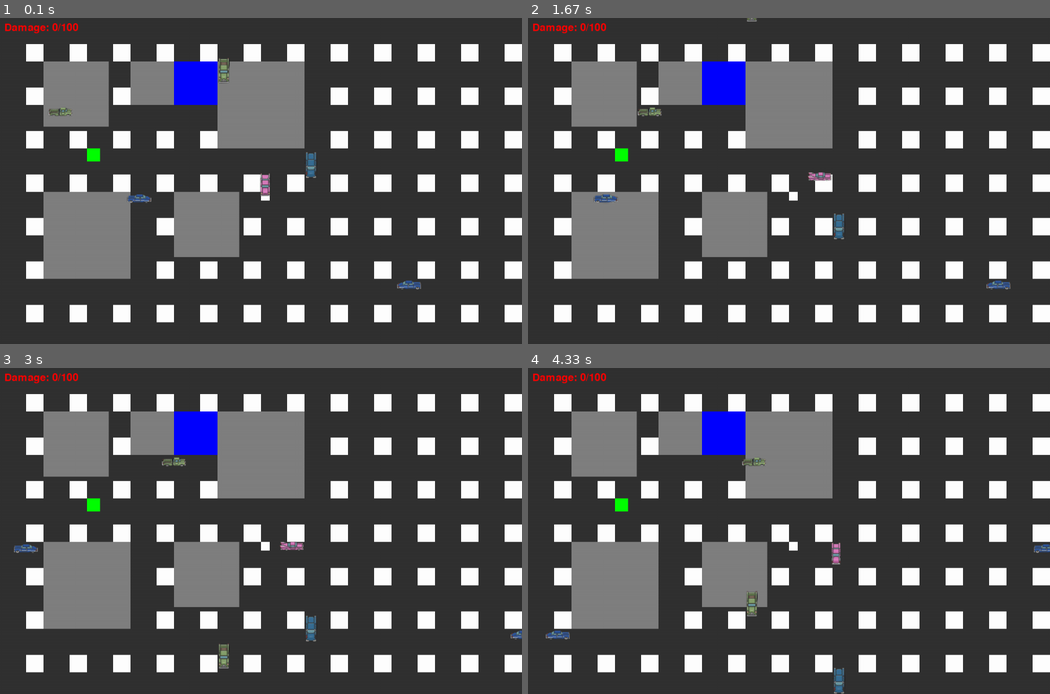
Above: before the commit, frames 1-4 (two rows, left to right).
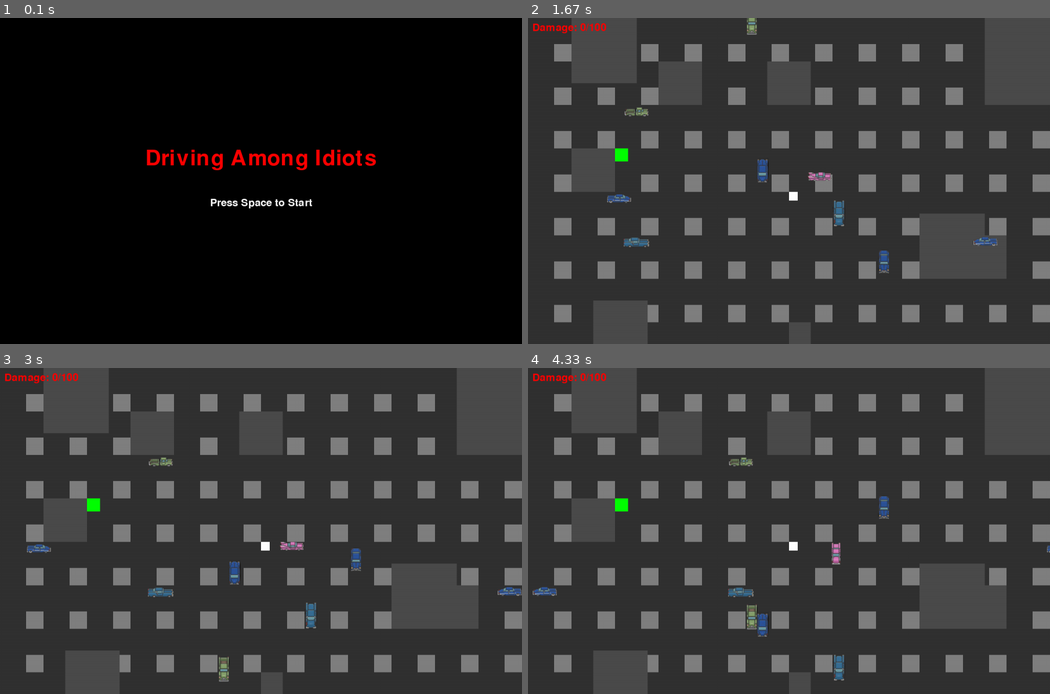
Above: after the commit, the same moments.

Repository: AdamWalters1/pygame-adam
Game: pygame game, started from src/main.py
Same seed, same stepped clock (60 frames per second), same inputs: the game is played once before the commit and once after it.
Inputs:
- Up to frame 1 (0.1 s): no input
- Up to frame 2 (1.67 s): tap Space at 0.33 s; hold Right 0.67-1.13 s; hold Up 1.17-1.47 s; hold Right from 1.5 s (still down)
- Up to frame 3 (3 s): release Right at 1.97 s; hold Left 2-2.53 s; hold Down 2.57-2.87 s; hold Left from 2.9 s (still down)
- Up to frame 4 (4.33 s): release Left at 3.3 s; hold Up 3.33-3.7 s; hold Right from 3.73 s (still down)

The runs differ from the first frame. In frame 1, 100% of the frame differs, in the area x 0-100%, y 0-100%; in frame 2, 36%; in frame 3, 37%; in frame 4, 37%.

Commit message:
Updated readme, Added start and game over screen

Diff:
--- a/src/main.py
+++ b/src/main.py
@@ -22,7 +22,7 @@
 GREEN = (0, 255, 0)
 BLUE = (0, 0, 255)
 DARK_GREY = (50, 50, 50)
-
+D_GREY = (75, 75, 75)
 
 car_images = []
 for i in range(16):
@@ -54,26 +54,34 @@
 # Obstacles
 obstacles = [
     Obstacle(200, 300, 30, GREEN),  # Example tree
-    Obstacle(400, 100, 100, BLUE),  # Example building
     Obstacle(600, 400, 20, WHITE)   # Example person
 ]
 
 # Buildings as obstacles
 buildings = [
-    Obstacle(100, 100, 150, GREY),
-    Obstacle(300, 100, 100, GREY),
-    Obstacle(500, 100, 200, GREY),
-    Obstacle(100, 400, 200, GREY),
-    Obstacle(400, 400, 150, GREY)
+    Obstacle(100, 0, 150, D_GREY),
+    Obstacle(300, 100, 100, D_GREY),
+    Obstacle(550, 100, 100, D_GREY),
+    Obstacle(100, 300, 100, D_GREY),
+    Obstacle(900, 450, 150, D_GREY),
+    Obstacle(600, 700, 50, D_GREY),
+    Obstacle(1000, 500, 100, D_GREY),
+    Obstacle(1100, 30, 150, D_GREY),
+    Obstacle(1050, 0, 200, D_GREY),
+    Obstacle(150, 650, 125, D_GREY),
 ]
 
 # Create obstacle cars
 obstacle_cars = [
     ObstacleCar(100, 200, 50, 3, 'right', car1),
+    ObstacleCar(100, 500, 50, 3, 'right', car3),
     ObstacleCar(300, 400, 50, 3, 'left', car2),
     ObstacleCar(500, 100, 50, 3, 'up', car1),
+    ObstacleCar(525, 200, 50, 3, 'down', car2),
     ObstacleCar(700, 300, 50, 3, 'down', car3),
-    ObstacleCar(900, 600, 50, 3, 'right',car2)
+    ObstacleCar(800, 650, 50, 3, 'up', car2),
+    ObstacleCar(900, 500, 50, 3, 'right',car2)
+
 ]
 randomnum = randint(1,2)
 
@@ -95,51 +103,132 @@
 
 effect = pygame.mixer.Sound(effect_path)
 
+def welcome_screen(win):
+    font = pygame.font.Font(None, 74)
+    title_text = font.render('Driving Among Idiots', True, (255, 0, 0))
+    title_rect = title_text.get_rect(center=(WIDTH // 2, HEIGHT // 2 - 50))
+
+    start_font = pygame.font.Font(None, 36)
+    start_text = start_font.render('Press Space to Start', True, (255, 255, 255))
+    start_rect = start_text.get_rect(center=(WIDTH // 2, HEIGHT // 2 + 50))
+
+    win.fill((0, 0, 0))
+    win.blit(title_text, title_rect)
+    win.blit(start_text, start_rect)
+    pygame.display.update()
+
+    waiting_for_start = True
+    while waiting_for_start:
+        for event in pygame.event.get():
+            if event.type == pygame.QUIT:
+                pygame.quit()
+                sys.exit()
+            elif event.type == pygame.KEYDOWN:
+                if event.key == pygame.K_SPACE:
+                    waiting_for_start = False
+
+# Game over screen, option to restart
+def game_over_screen(win):
+    font = pygame.font.Font(None, 74)
+    text = font.render('Game Over', True, (255, 0, 0))
+    text_rect = text.get_rect(center=(WIDTH // 2, HEIGHT // 2))
+
+    restart_font = pygame.font.Font(None, 36)
+    restart_text = restart_font.render('Press R to Restart', True, (255, 255, 255))
+    restart_rect = restart_text.get_rect(center=(WIDTH // 2, HEIGHT // 2 + 100))
+
+    win.fill((0, 0, 0))
+    win.blit(text, text_rect)
+    win.blit(restart_text, restart_rect)
+    pygame.display.update()
+
+    waiting_for_restart = True
+    while waiting_for_restart:
+        for event in pygame.event.get():
+            if event.type == pygame.QUIT:
+                pygame.quit()
+                sys.exit()
+            elif event.type == pygame.KEYDOWN:
+                if event.key == pygame.K_r:
+                    waiting_for_restart = False
+                    return True
+
+    return False
+
+
+
 # Main game loop
-running = True
-while running:
-    for event in pygame.event.get():
-        if event.type == pygame.QUIT:
-            running = False
-
-    keys = pygame.key.get_pressed()
-    player.move(keys, obstacles, obstacle_cars)
-
-    player.check_collision(obstacles + buildings, obstacle_cars)
-
-    #if keys[pygame.K_UP] or keys[pygame.K_DOWN]:
-        #effect.play()
-
-    for obstacle_car in obstacle_cars:
-        obstacle_car.move()
-    # background
-    win.fill(WHITE)
-
-    # Draw roads
-    for road in roads:
-        pygame.draw.rect(win, DARK_GREY, road)
-
-    # Draw buildings
-    for building in buildings:
-        building.draw(win)
-
-    for obstacle in obstacles:
-        obstacle.draw(win)
-
-    for obstacle_car in obstacle_cars:
-        obstacle_car.draw(win)
-
-    # Draw game objects
-    player.draw(win)
-
-    # Displaying damage
-    font = pygame.font.SysFont(None, 36)
-    damage_text = font.render(f"Damage: {player.damage}/{player.max_damage}", True, RED)
-    win.blit(damage_text, (10, 10))
-
-    pygame.display.update()  # Update display
-    pygame.time.Clock().tick(30)
+def main():
+    pygame.init()
+    win = pygame.display.set_mode((WIDTH, HEIGHT))
+    pygame.display.set_caption("Driving Among Idiots")
+
+    # Call the welcome screen
+    welcome_screen(win)
+
+    running = True
+    while running:
+        for event in pygame.event.get():
+            if event.type == pygame.QUIT:
+                running = False
+
+        keys = pygame.key.get_pressed()
+        player.move(keys, obstacles, obstacle_cars)
+
+        player.check_collision(obstacles + buildings, obstacle_cars)
+
+        #if keys[pygame.K_UP] or keys[pygame.K_DOWN]:
+            #effect.play()
+        if player.damage >= player.max_damage:
+            if game_over_screen(win):
+                # Reset the game state
+                player.x = WIDTH // 2 - player_size // 2 + 20  # Adjusted spawn point
+                player.y = HEIGHT // 2 - player_size // 2
+                player.angle = 0
+                player.damage = 0
+
+                # Reset obstacle cars
+                for obstacle_car in obstacle_cars:
+                    obstacle_car.crashed = False
+                    # Optionally, reset positions or create new obstacle cars
+                    obstacle_car.x = random.randint(0, WIDTH)
+                    obstacle_car.y = random.randint(0, HEIGHT)
+            else:
+                game_over_screen(win)
+
+        for obstacle_car in obstacle_cars:
+            obstacle_car.move()
+        # background
+        win.fill(GREY)
+
+        # Draw roads
+        for road in roads:
+            pygame.draw.rect(win, DARK_GREY, road)
+
+        # Draw buildings
+        for building in buildings:
+            building.draw(win)
+
+        for obstacle in obstacles:
+            obstacle.draw(win)
+
+        for obstacle_car in obstacle_cars:
+            obstacle_car.draw(win)
+
+        # Draw game objects
+        player.draw(win)
+
+        # Displaying damage
+        font = pygame.font.SysFont(None, 36)
+        damage_text = font.render(f"Damage: {player.damage}/{player.max_damage}", True, RED)
+        win.blit(damage_text, (10, 10))
+
+        pygame.display.update()  # Update display
+        pygame.time.Clock().tick(30)
 
 # Quit Pygame
-pygame.quit()
-sys.exit()
+    pygame.quit()
+    sys.exit()
+
+if __name__ == "__main__":
+    main()
--- a/src/obstacle.py
+++ b/src/obstacle.py
@@ -52,6 +52,7 @@
                 self.y -= self.speed
                 if self.y < -self.size:  # Assuming screen height of 600, reset position
                     self.y = 750
+        self.rect = pygame.Rect(self.x, self.y, self.size, self.size)
 
 
     def draw(self, surface):
--- a/src/player.py
+++ b/src/player.py
@@ -84,6 +84,8 @@
                 if time.time() - self.last_collision_time > self.collision_cooldown:
                     self.damage += 20
                     self.last_collision_time = time.time()
+                    obstacle_car.crashed = True
+
                     break
 
     def avoid_collision(self, new_x, new_y, obstacle_rect):
Not shown, changed: README.md
